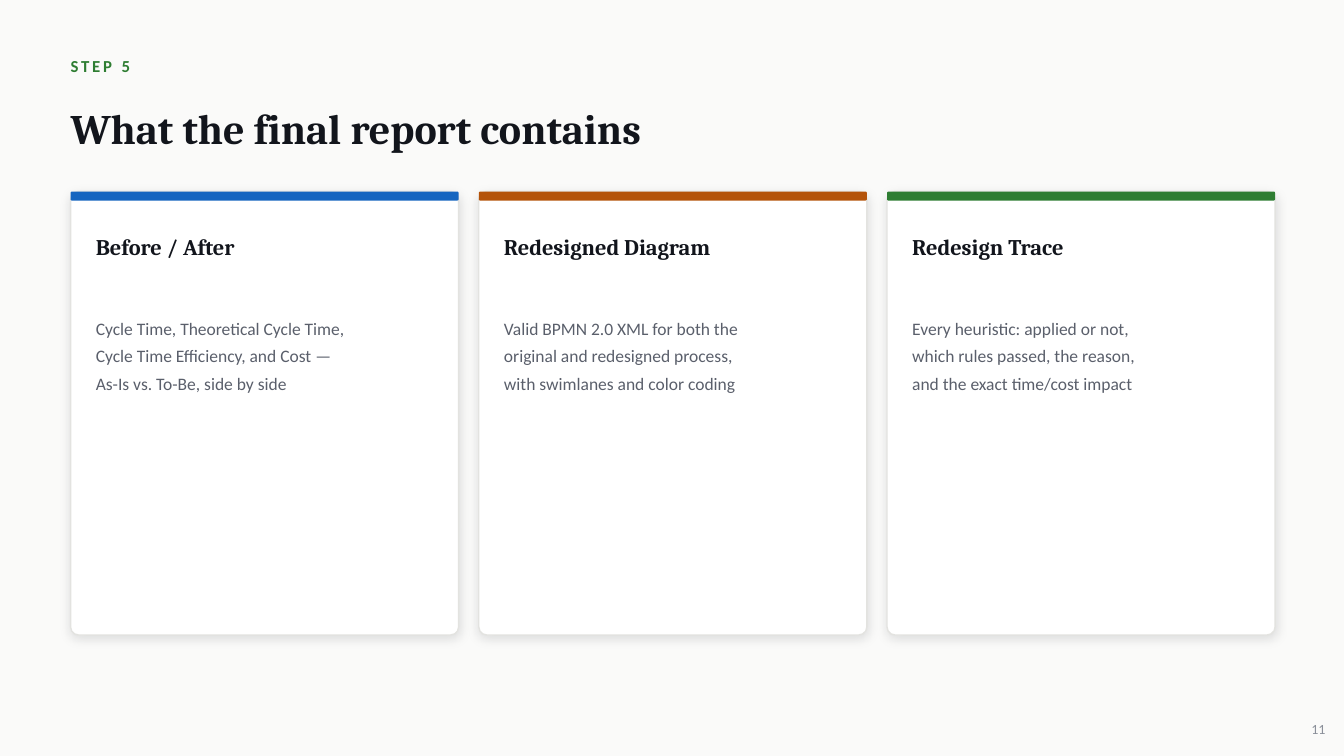
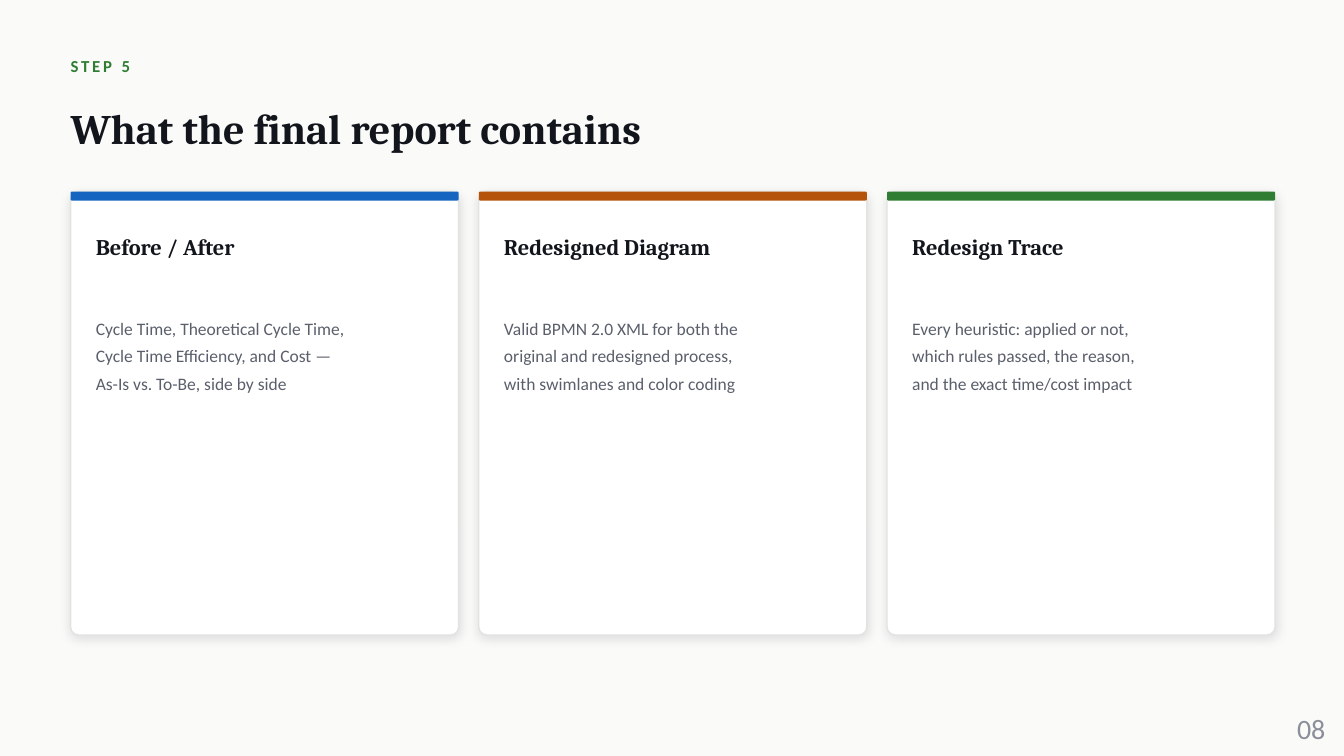
Before and after one commit to ameeryousuf/BPO-ENGINE, a slide deck: slide 8 of Project Overview.pptx. Drawn at 1344x756 pixels with LibreOffice and Linux fonts; fonts in the diff are those of the drawing. Boxes give left, top, right and bottom in pixels: in the first picture for what was removed or moved away, otherwise in the second. Text is boxed around its words. In the diff, an @@ line names an element or a change of style, - is before the commit and + after.

```diff
--- a/Project Overview.pptx
+++ b/Project Overview.pptx
@@ text at <box>1297,720,1325,739</box>: text changed; size 10 to 20 pt @@
-11
+08
```
Also in this commit, not shown: 8 other slides changed.
